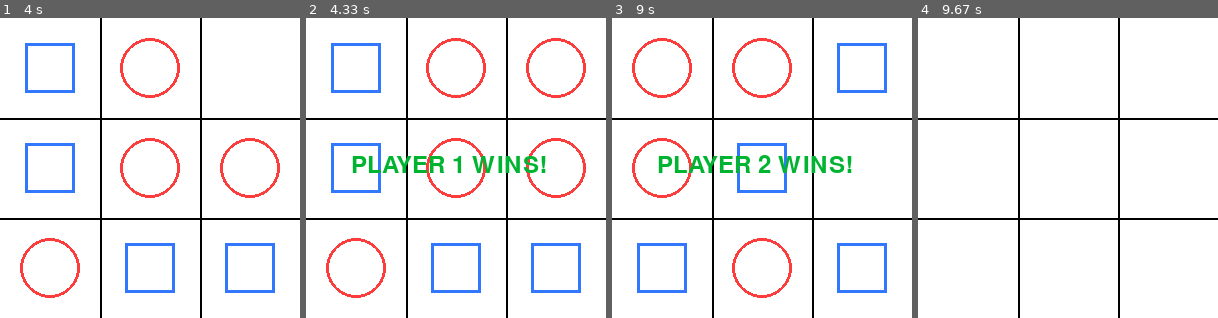
Above: before the commit, frames 1-4 (left to right).
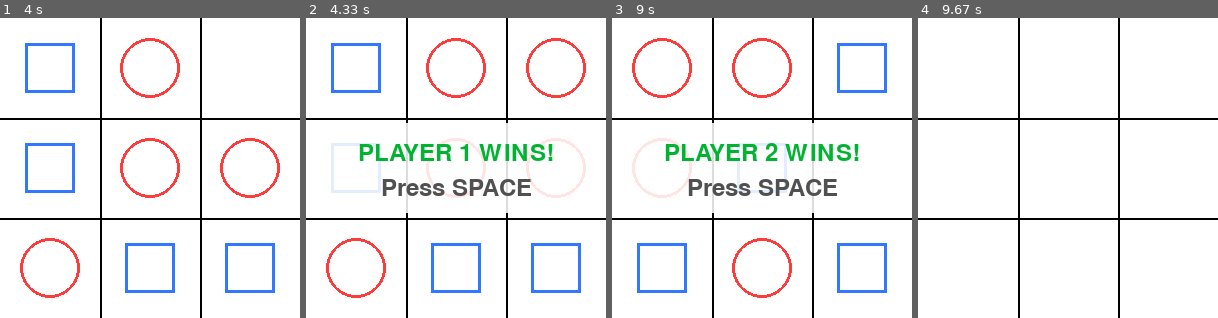
Above: after the commit, the same moments.

Repository: HenryYannis/xiaobao-pygame
Game: pygame game, started from 08-井字棋对战/井字棋对战_第3节课_胜负判定.py
Two runs of this game, one before a commit and one after it. Both use one fixed random seed, a clock stepped at 60 frames per second and the inputs below.
Inputs (mouse positions are in pixels of both pictures, inside the frame that each line leads up to):
- Up to frame 1 (4 s): click (150, 168) at 0.38 s; click (78, 171) at 0.72 s; click (57, 237) at 1.05 s; click (258, 273) at 1.38 s; click (156, 66) at 1.72 s; click (135, 246) at 2.05 s; click (228, 216) at 2.38 s; click (36, 102) at 3.22 s
- Up to frame 2 (4.33 s): click (519, 114) at 4.05 s
- Up to frame 3 (9 s): tap Space at 5.33 s; click (717, 255) at 5.72 s; click (669, 279) at 6.05 s; click (714, 69) at 6.38 s; click (732, 156) at 6.72 s; click (690, 90) at 7.05 s; click (816, 267) at 7.38 s; click (702, 213) at 7.72 s; click (858, 99) at 8.88 s
- Up to frame 4 (9.67 s): tap Space at 9.23, 9.53 s

Frame 1 is identical in both runs. In frame 2, 6.5% of the frame differs, in the area x 8-94%, y 35-65%; in frame 3, 6.0%; in frame 4, nothing differs.

Commit message:
井字棋：只响应左键，结算画面居中、加底板并统一提示按空格重开

Diff:
--- a/08-井字棋对战/井字棋对战_第3节课_胜负判定.py
+++ b/08-井字棋对战/井字棋对战_第3节课_胜负判定.py
@@ -32,8 +32,8 @@
                 当前玩家 = 1                           # 新增代码：重置玩家1先手
                 获胜玩家 = 0                           # 新增代码：重置胜负状态
 
-        if 获胜玩家 == 0 and 事件.type == pygame.MOUSEBUTTONDOWN:
-            鼠标x, 鼠标y = pygame.mouse.get_pos()
+        if 获胜玩家 == 0 and 事件.type == pygame.MOUSEBUTTONDOWN and 事件.button == 1:  # 未分胜负时响应鼠标左键落子
+            鼠标x, 鼠标y = 事件.pos                   # 取事件自带的点击坐标
             格点索引 = (鼠标y // 100) * 3 + (鼠标x // 100)  # 坐标换算：根据光标所在行列换算对应的一维列表索引(0-8)
             if 0 <= 格点索引 < 9 and 棋盘数据[格点索引] == 0:
                 棋盘数据[格点索引] = 当前玩家         # 在空位落子填入当前玩家编号
@@ -54,13 +54,17 @@
         elif 棋子 == 2:
             pygame.draw.rect(窗口, (50, 120, 255), (中心x - 25, 中心y - 25, 50, 50), 3) # 玩家2：绘制蓝色空心正方形(边长50, 线宽3)
 
-    if 获胜玩家 != 0:                                  # 新增代码：获胜结算纯英文文字呈现
-        提示文本 = f"PLAYER {获胜玩家} WINS!"
-        提示画面 = 字体.render(提示文本, True, (0, 180, 50))
-        窗口.blit(提示画面, (45, 135))
-    elif 0 not in 棋盘数据:                            # 新增代码：棋盘填满且无胜者时显示平局
-        提示画面 = 字体.render("DRAW - Press SPACE", True, (150, 150, 150))
-        窗口.blit(提示画面, (25, 135))
+    if 获胜玩家 != 0 or 0 not in 棋盘数据:            # 新增代码：分出胜负或棋盘填满平局时显示结算画面
+        if 获胜玩家 != 0:
+            提示画面 = 字体.render(f"PLAYER {获胜玩家} WINS!", True, (0, 180, 50))  # 新增代码：获胜结算纯英文文字(绿色)
+        else:
+            提示画面 = 字体.render("DRAW!", True, (120, 120, 120))  # 新增代码：平局结算纯英文文字(灰色)
+        底板 = pygame.Surface((300, 90), pygame.SRCALPHA)  # 新增代码：带透明通道(SRCALPHA)的底板，文字不会直接压在棋子上
+        底板.fill((255, 255, 255, 220))               # 新增代码：白色底板，第4个数220是不透明度(0全透明，255不透明)
+        窗口.blit(底板, (0, 105))
+        窗口.blit(提示画面, 提示画面.get_rect(center=(150, 135)))  # 新增代码：get_rect(center=...)让文字正好居中
+        重开画面 = 字体.render("Press SPACE", True, (80, 80, 80))  # 新增代码：胜负和平局都提示按空格重开
+        窗口.blit(重开画面, 重开画面.get_rect(center=(150, 170)))
 
     pygame.display.flip()                              # 双缓冲刷新：将新绘制的画面一次性呈现到屏幕
     时钟.tick(60)                                      # 锁定帧率：稳定每秒60帧流畅运行
